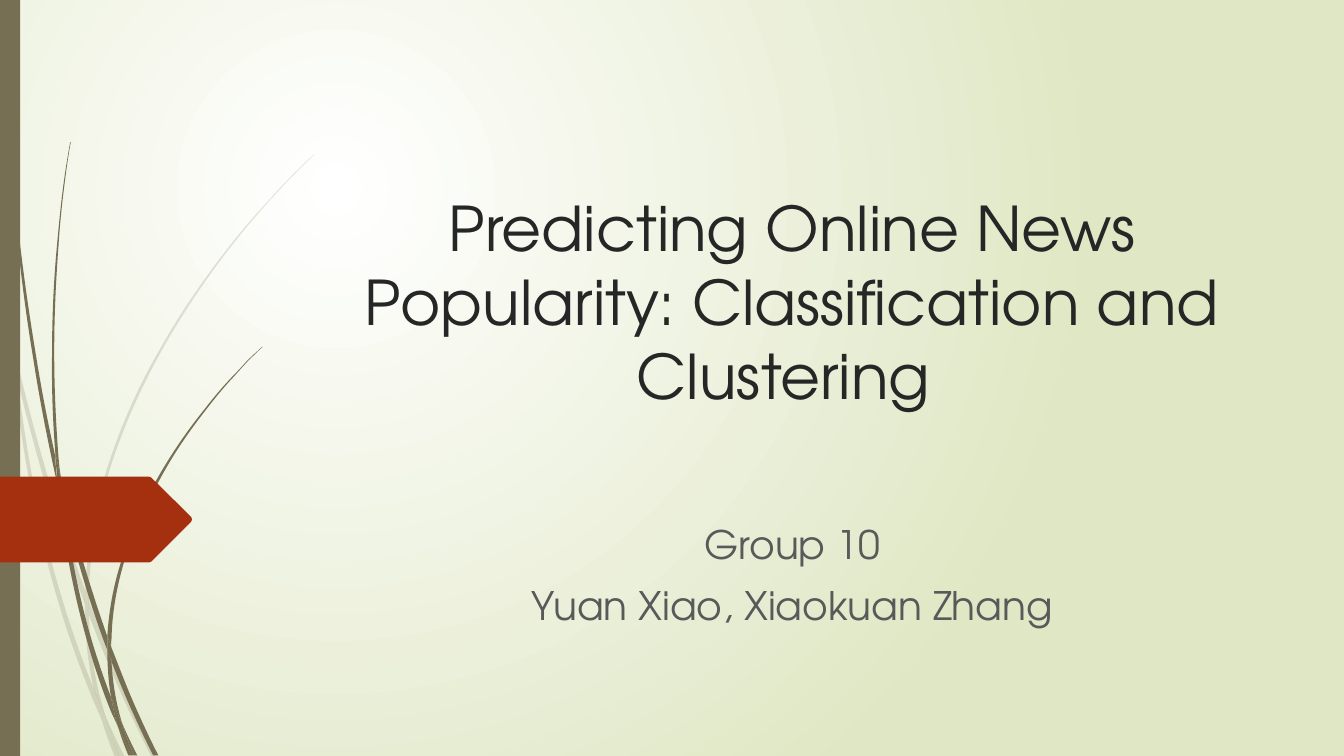
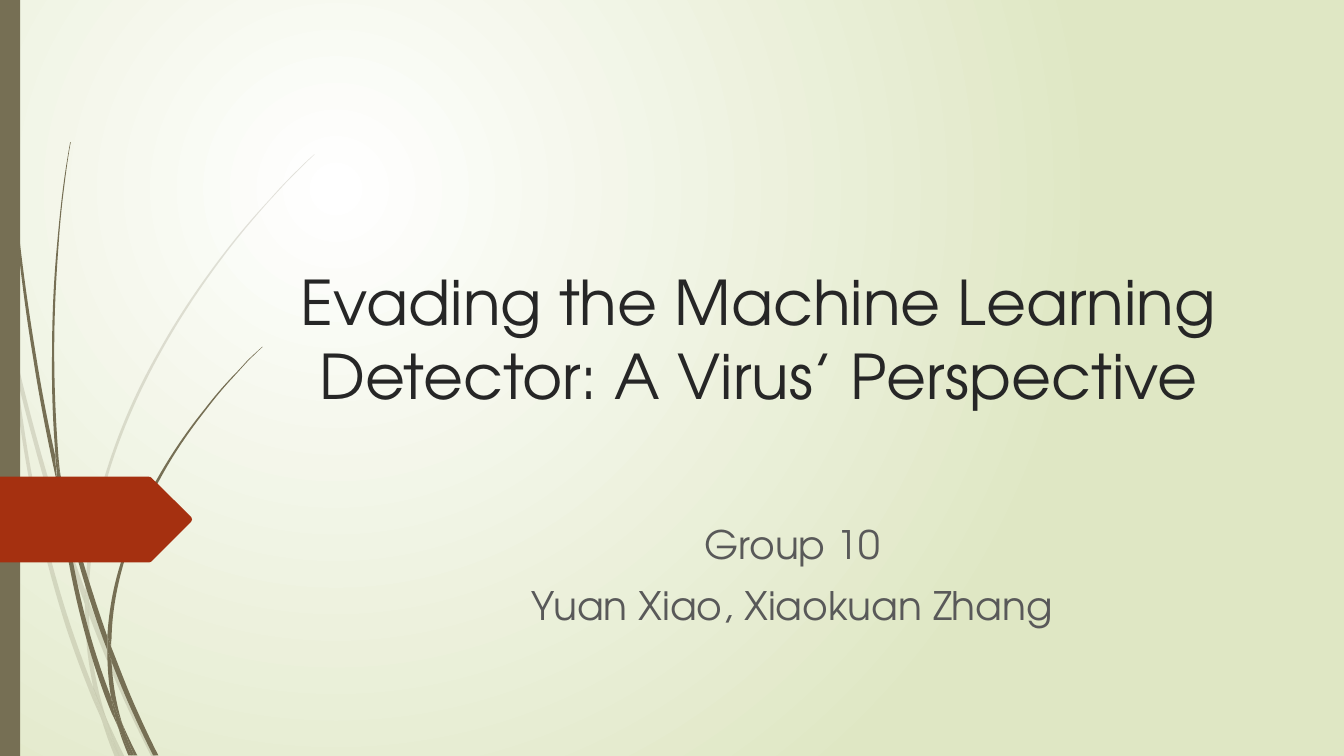
Before and after one commit to XiaokuanOSU/ML-Project, a slide deck: slide 1 of PPTGroup10.pptx. Drawn at 1344x756 pixels with LibreOffice and Linux fonts; fonts in the diff are those of the drawing. Boxes give left, top, right and bottom in pixels: in the first picture for what was removed or moved away, otherwise in the second. Text is boxed around its words. In the diff, an @@ line names an element or a change of style, - is before the commit and + after.

```diff
--- a/PPTGroup10.pptx
+++ b/PPTGroup10.pptx
@@ title at box(301, 279, 1216, 411): text changed @@
-Predicting Online News Popularity: Classification and Clustering
+Evading the Machine Learning Detector: A Virus’ Perspective
```
Also in this commit, not shown: 2 other slides changed, 1 slide added, 1 slide removed, 6 other files.
